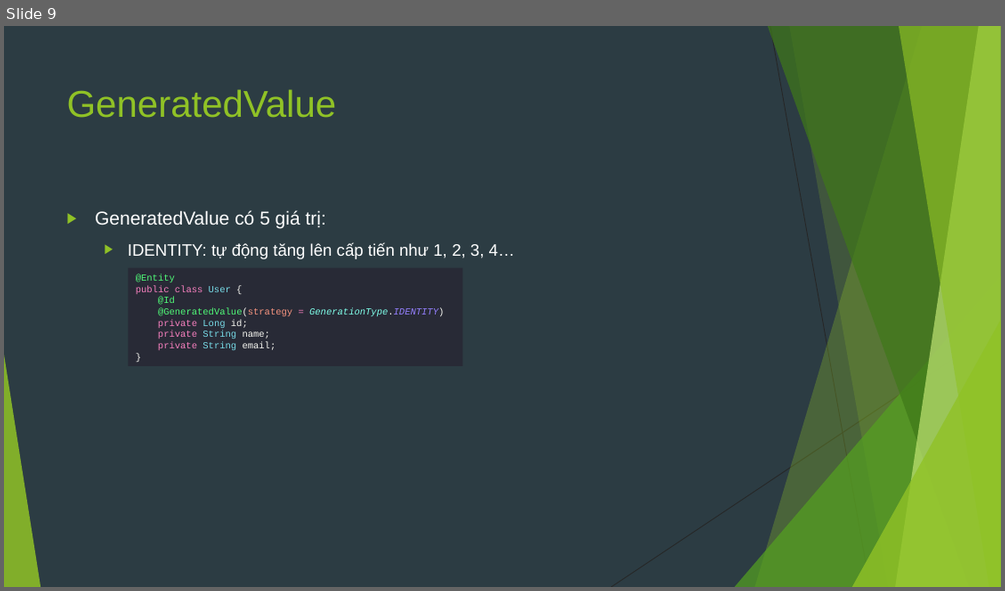
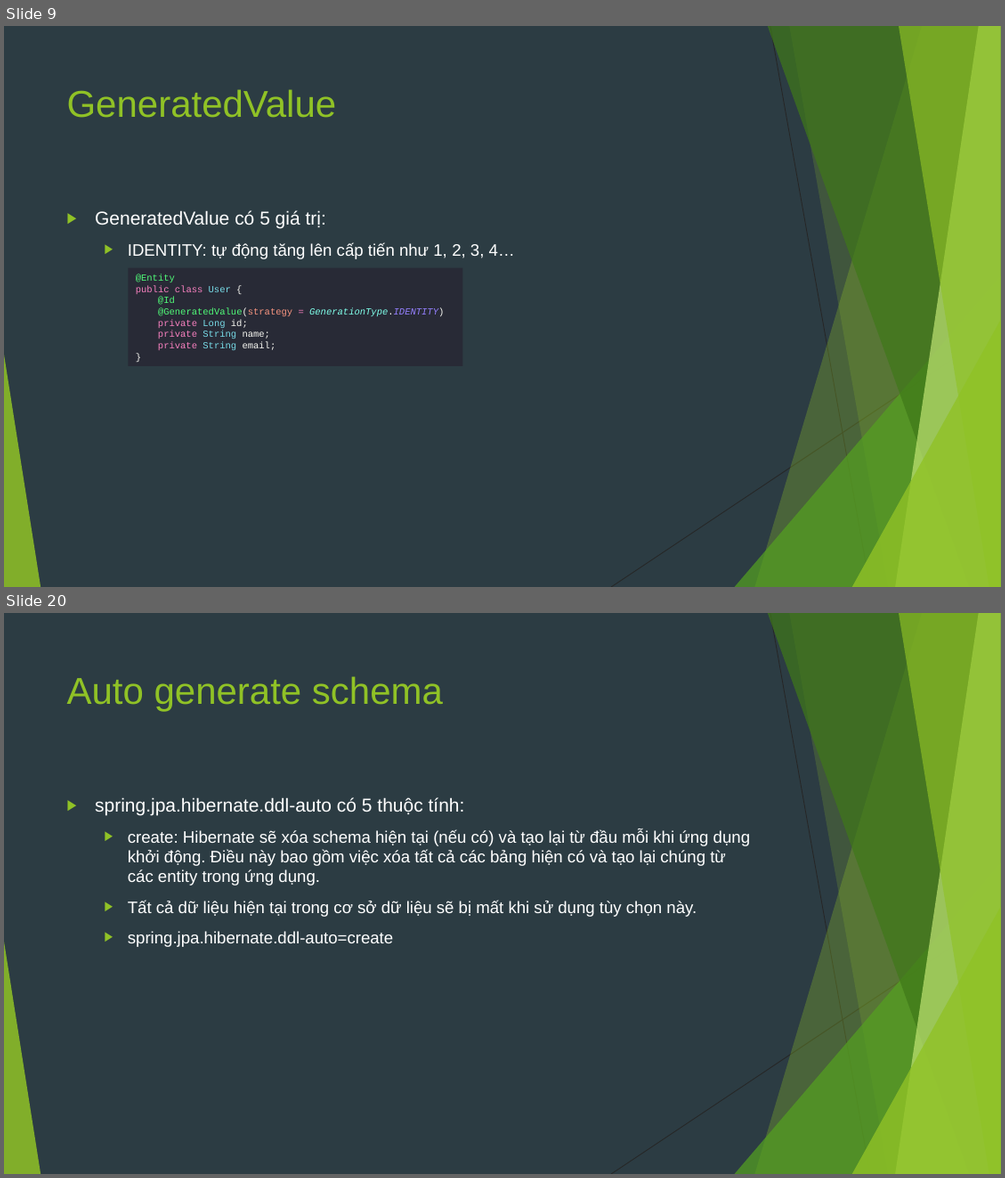
Before and after one commit to sobbingwind/SpringBoot, a slide deck: 07.Spring Data JPA.pptx. Shown one above the other, each under a label of ours: slide 9 before the commit, slides 9 and 20 after it; the slides between them are not shown. The pictures are 1005x591 and 1005x1178 pixels, drawn with LibreOffice and Linux fonts; fonts in the diff are those of the drawing. Boxes give left, top, right and bottom in pixels: in the first picture for what was removed or moved away, otherwise in the second. Text is boxed around its words. In the diff, an @@ line names an element or a change of style, - is before the commit and + after.

```diff
--- a/07.Spring Data JPA.pptx
+++ b/07.Spring Data JPA.pptx
@@ slide 20 added at (4, 613, 1001, 1174), background #2C3C43; not listed: 10 template elements that a slide beside it also shows @@
@@ title added at (67, 676, 443, 711), 36 pt, text #90C226 @@
+Auto generate schema
@@ text added at (95, 797, 750, 947), 16 pt, text #FFFFFF @@
+▶ spring.jpa.hibernate.ddl-auto có 5 thuộc tính:
+  ▶ create: Hibernate sẽ xóa schema hiện tại (nếu có) và tạo lại từ đầu mỗi khi ứng dụng khởi động. Điều này bao gồm việc xóa tất cả các bảng hiện có và tạo lại chúng từ các entity trong ứng dụng.
+  ▶ Tất cả dữ liệu hiện tại trong cơ sở dữ liệu sẽ bị mất khi sử dụng tùy chọn này.
+  ▶ spring.jpa.hibernate.ddl-auto=create
```
Also in this commit, not shown: 5 slides changed, 15 other slides added, 21 slides removed.
